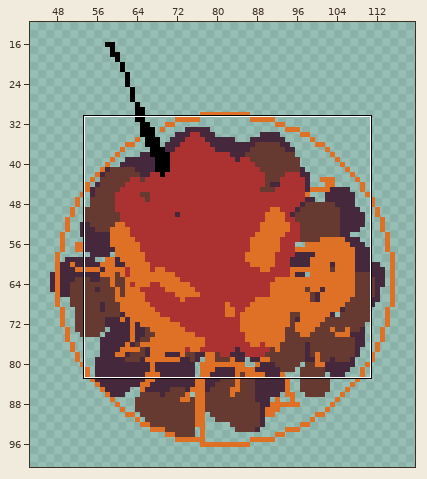
Pixel-art file, stored at Assets/_Sprites/Ase/Weapons/SunCage.aseprite. The picture above shows the old version from afar; the outline marks the close-up.
Close-up. The starting point:
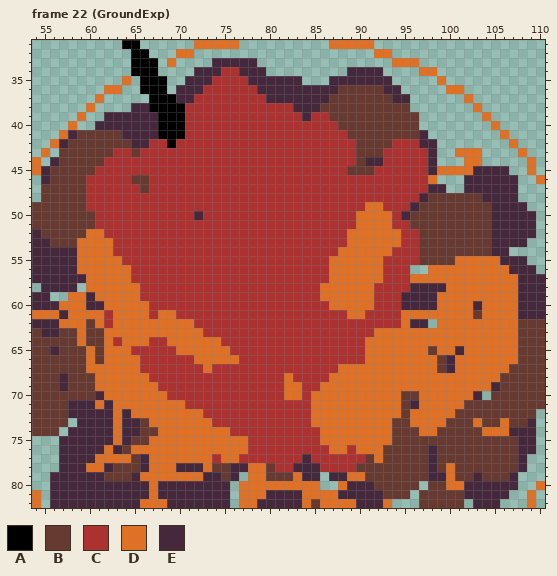
128x128 pixels, 28 frames. Colours within 5 levels of each other are drawn and written as one. Shown: frame 22 (GroundExp): x 54..110, y 31..82. The wide view leaves out empty margins. The commit also changed other frames or places, which this record leaves out.
Visible layers, top first: "Layer 2", "Layer 5", "Layer 4", "Layer 1", "Layer 3".
Palette (. is transparent): A #000000  B #663931  C #ac3232  D #df7126  E #45283c
Pixels before, frame 22 (GroundExp) (only the part around the change), first column x 54:
31 ..........AA......DDDDD..........DDDDD...................
32 ...........AA...DD....................DD.................
33 ...........AAA.D....EEEEE...............DDD..............
34 ...........AAA....EEECCEEE.........EEEE....DD............
35 ..........D.AAA..EEECCCCEEEEEE...EEEEEEE.....D...........
36 ........DD..AAA.EEECCCCCCEEEEEEEEEBBBBBEE.....DD.........
37 .......D.....AAAEECCCCCCCCEEEEEEEBBBBBBBEE......D........
38 ......D....EEAAAACCCCCCCCCCCCEEEBBBBBBBBBB.......D.......
39 .....D..EEEEEEAAACCCCCCCCCCCCCECCBBBBBBBBBB.......D......
40 ....D..EEEEEEEAAACCCCCCCCCCCCCCCCCBBBBBBBBB........D.....
41 ...DEBBBBBEEEEAAACCCCCCCCCCCCCCCCCCBBBBBBBBE........D....
42 ..DEBBBBBBBEECCACCCCCCCCCCCCCCCCCCCCBBBBCCCEE........D...
43 .D.BBBBBBCCBCCCCCCCCCCCCCCCCCCCCCCCCBBBCCCCCE..DDD....D..
44 D.EBBBBBCCCCCCCCCCCCCCCCCCCCCCCCCCCCBEECCCCCE...DD.....D.
45 DEBBBBBCCCCCCCCCCCCCCCCCCCCCCCCCCCCBBBCCCCCCEDDDDEEEE..D.
46 .EBBBBCCCCCBBCCCCCCCCCCCCCCCCCCCCCCCCCCCCCCCD...EEEEEE..D
47 .BBBBBCCCCCCBCCCCCCCCCCCCCCCCCCCCCCCCCCCCCCCEE..EEEEEE...
48 .BBBBBCCCCCCCCCCCCCCCCCCCCCCCCCCCCCCCCCCCCCEBBBBBBEEEE...
49 BBBBBBCCCCCCCCCCCCCCCCCCCCCCCCCCCCCCCDDCCCEBBBBBBBBEEEE..
50 BBBBBBBCCCCCCCCCCCECCCCCCCCCCCCCCCCCDDDDCEBBBBBBBBBEEEEE.
51 BBBBBBBCCCCCCCCCCCCCCCCCCCCCCCCCCCCCDDDDCCBBBBBBBBBEEEEE.
52 EBBBBBDDCCCCCCCCCCCCCCCCCCCCCCCCCCCDDDDDDCCBBBBBBBBEEEEE.
53 EEBBBDDDDCCCCCCCCCCCCCCCCCCCCCCCCCCDDDDDDCCBBBBBBBBEEEE..
54 EEEEEDDDDCCCCCCCCCCCCCCCCCCCCCCCCCDDDDDDCCCBBBBBBBBEE....
55 EEEEEDDDDDCCCCCCCCCCCCCCCCCCCCCCCDDDDDDCCCCBBBBDDDDDEEE..
56 EEEEEDDDDDDCCCCCCCCCCCCCCCCCCCCCCDDDDDDCCC..DDDDDDDDDEEE.
57 EEEEEEDDDDDCCCCCCCCCCCCCCCCCCCCCCDDDDDDCCCDDDDDDDDDDDDEEE
58 .EEEE.DDDDDDCCCCCCCCCCCCCCCCCCCCDDDDDDCCCCEEEEDDDDDDDDEEE
59 EE..DDEDDDDDCCCCCCCCCCCCCCCCCCCCDDDDDDCCCEEEEDDDDDDDDDEEE
60 EEEDDDEEDDDDDCCCCCCCCCCCCCCCCCCCCDDDDDCCCEEEEDDDDEDDDDEEE
61 DDDEDDDDCDDDDCDDCCCCCCCCCCCCCCCCCCCDDCCCCDDDDDDDDBDDDDEEE
62 EEEDDDBDCDDDDDDDDDCCCCCCCCCCCCCCCCCCCCCCCDEE.DDDDDDDDDBBB
63 BEEBBDBBDDDDDDDDDDDCCCCCCCCCCCCCCCCCCCDDDDDDDDDDDDDDDDBBB
64 BBBBBDBBDCDDDCCDDDDDDCCCCCCCCCCCCCCCCDDDDDDDDDDDDDDDDDBBB
65 BBEBBBDBDDDCCCCCDDDDDDCCCCCCCCCCCCCCCDDDDDDDBDDEDDDDDDBBB
66 BBBBBBDBDDDDCCCCCCDDDDDCCCCCCCCCCCCCCDDDDDDDDBEDDDDDDDBBB
67 BBBBBBDDDDDDCCCCCCCDCCCCCCCCCCCCCCDDDDDDDDDDDBEDDDDDDBBBB
68 BBBEBBBDDDDDDCCCCCCCCCCCCCCCDCCCCDDDDDDDDDDDDDDDDDDDBBBBB
69 BBBEBBBDDDDDDDCCCCCCCCCCCCCCDDCCDDDDDDDDDDDDDDDDDDDEBBBBB
70 BBBBBBBEDDDDDDDCCCCCCCCCCCCCDDCDDDDDDDDDDBBDDDDDDE.BBBBBB
71 BBBBEEEDEDDDDDDDDCCCCCCCCCCCCCCDDDDDDDDDDBEDDDDDBBBBBBBBB
72 BBBBEEEEEDEDDDDDDDDCCCCCCCCCCCCDDDDDDDDDDBDDDDDBBBBBBBBB.
73 BBBB.EEEEDEEBDDDDDDDCCCCCCCCCCCDDDDDDDDDBBDDDDBBBDBBDBBE.
74 BBB.EEEEEDEEBBDDDDDDDDCCCCCCCCCCDDDDDDDDBBBDDBBBBBDDDEEE.
75 ...EEEEEEDEBBDDDDDDDDDDDCCCCCCCCDDDDDDDDBBBBBBBBBBBBBBEE.
76 ...EEEEEDEBDDDDDDDDDDDDDCCCCCCCCCDDCDDDBBBBBEBBBBBBBBBEE.
77 ...EEEEDDDDBEDDDDDDDCDDCCCCCCCECCCCCCBDBBBBBEBBBBBBBBBE..
78 ...EEEDDEBBBEDDDEEEDBBEEDDBCCEEECCCCBBBBBBBBEBDBBBBBBBE..
79 ..EEEEEEBBBEDDDDDDDEEBE.DDBBBDEE.EEDDBBBBBBBEEDBBEBBBE...
80 ..EEEEEEEEEEEDEEEEEEEE.DDDDDDDDD..DEEEBBBBB.BBDDEEEEEE..D
81 D.EEEEEEEEEEEDEEEEEEEE.DDDEEEEDDDDEEEEEBBB.BBBBBEEEEE..D.
82 D.EEEEEEEEEEDDDEEEEEEE.DDEEEEEDBDDDDEEED...BBBBB.EEE...D.
The same view after the edit:
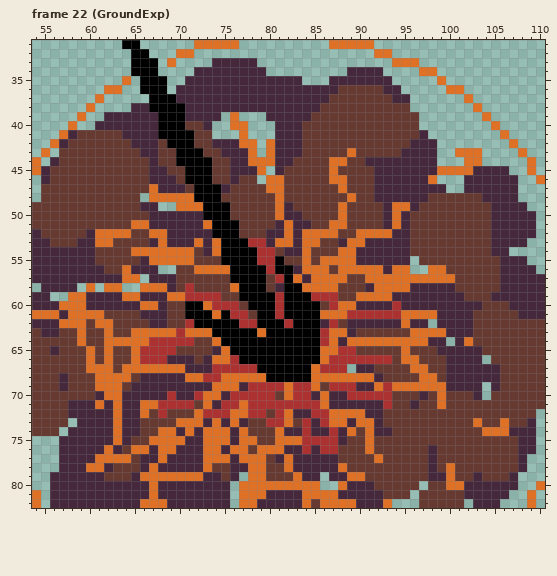
The edit:
layer "Layer 2" now hidden
Frame 22 (GroundExp):
y 34: x 75..76 CC -> EE
y 35: x 74..77 CCCC -> EEEE
y 36: x 73..78 CCCCCC -> EEEEEE
y 37: x 72..79 CCCCCCCC -> EEEEEEEE
y 38: x 71..82 CCCCCCCCCCCC -> EEEEEEEEEEEE
y 39: x 71..83 CCCCCCCCCCCCC -> EEEE.D...EEEE; x 85..86 CC -> BB
y 40: x 71..87 CCCCCCCCCCCCCCCCC -> BBE..DD...EEEBBBB
y 41: x 71..88 CCCCCCCCCCCCCCCCCC -> ABB...D...EEEBBBBB
y 42: x 67..68 CC -> EB; x 70..89 CCCCCCCCCCCCCCCCCCCC -> AABBEEEDD.DEEEBBBBBB; x 94..96 CCC -> BBE
y 43: x 63..64 CC -> BB; x 66..89 CCCCCCCCCCCCCCCCCCCCCCCC -> EEBBAAABBEEED.DEEEBBBBBD; x 93..97 CCCCC -> BBEEE
y 44: x 62..89 CCCCCCCCCCCCCCCCCCCCCCCCCCCC -> BBBBBEBBAAAABBEEDDDEEBBBBDDB; x 93..97 CCCCC -> EEEEE
y 45: x 61..88 CCCCCCCCCCCCCCCCCCCCCCCCCCCC -> BBBBBBEEBBAAABBEEED.EBBBBBDB; x 92..97 CCCCCC -> EEEEEE
y 46: x 60..64 CCCCC -> BBBBB; x 67..97 CCCCCCCCCCCCCCCCCCCCCCCCCCCCCCC -> EEEBAAABBEBB.DDBBBBBDDBBBEEEEEE
y 47: x 60..65 CCCCCC -> BBBBBB; x 67..97 CCCCCCCCCCCCCCCCCCCCCCCCCCCCCCC -> DEEEBAAAEBBBBDDBBBBBBDBBBEEEEEE
y 48: x 60..96 CCCCCCCCCCCCCCCCCCCCCCCCCCCCCCCCCCCCC -> BBBBBB.DDDDDAAABBBBBBDBBBBBBBDBBEEEEE
y 49: x 60..95 CCCCCCCCCCCCCCCCCCCCCCCCCCCCCCCDDCCC -> BBBBBBEE..DDDAAABBBBBDEBBBBBDBBBBEDD
y 50: x 61..71 CCCCCCCCCCC -> BBBBBBEEEEE; x 73..94 CCCCCCCCCCCCCCCCCDDDDC -> AAABBBBBDEEBBBBDBBBBED
y 51: x 61..95 CCCCCCCCCCCCCCCCCCCCCCCCCCCCCDDDDCC -> BBBBDDEEEEEEDAAABBBBEDEEBBDDBBBBEDE
y 52: x 60 D -> E; x 62..89 CCCCCCCCCCCCCCCCCCCCCCCCCCCD -> DDDBBDDEEEEEAAABBBEEDEDDDDBB; x 94..96 DCC -> EEB
y 53: x 59..60 DD -> EE; x 63..77 CCCCCCCCCCCCCCC -> BBBBEDEEEDEDAAA; x 80..88 CCCCCCCCC -> EDDEDDBBE; x 91..96 DDDDCC -> EEEEEB
y 54: x 59..78 DDDDCCCCCCCCCCCCCCCC -> EEBBBBDDDDDDDBEDAAAA; x 81..87 CCCCCCC -> BEEDBBB; x 90..96 DDDDCCC -> EEEEEEB
y 55: x 59..78 DDDDDCCCCCCCCCCCCCCC -> EEBBBBBEDDDDDBBBAAAA; x 81..86 CCCCCC -> ABBDBD; x 90..96 DDDCCCC -> EEEEEE.; x 101..105 DDDDD -> BBBBB
y 56: x 59..63 DDDDD -> EEEBB; x 65..79 CCCCCCCCCCCCCCC -> EEE..BBDDDDAAAA; x 81..87 CCCCCCD -> AAEDDDB; x 93..95 CCC -> EDD; x 100..106 DDDDDDD -> BBBBBBE
y 57: x 60..63 DDDD -> EEEE; x 65..80 CCCCCCCCCCCCCCCC -> D.EEEBBBBBBAAAAB; x 82..86 CCCCC -> ADEDD; x 89..90 DD -> BB; x 93..95 CCC -> DDD; x 101..107 DDDDDDD -> BBBBBEE
y 58: x 61 D -> .; x 64..70 DDCCCCC -> ..DDDEB; x 72..85 CCCCCCCCCCCCCC -> BBBBDAAABEAADD; x 88..95 DDDDCCCC -> BBBEDDDD; x 100..107 DDDDDDDD -> EBBBBBEE
y 59: x 61..63 DDD -> EEE; x 66..70 CCCCC -> EEEDD; x 75..80 CCCCCC -> BBAAAA; x 82..84 CCC -> AAA; x 86..89 DDDD -> CCBB; x 92..94 CCC -> DDE; x 99..107 DDDDDDDDD -> EEEBBBEEE
y 60: x 62..65 DDDD -> EEEE; x 67..73 CCCCCCC -> DEBBAAD; x 77..80 CCCC -> BAAA; x 82..87 CCCCCD -> AAAABC; x 90..93 DDCC -> EEEE; x 99..102 DDDD -> EEEE; x 104..107 DDDD -> BBBE
y 61: x 62..75 CDDDDCDDCCCCCC -> BBBBEEEBBAAADA; x 78..80 CCC -> BAA; x 82..90 CCCCCCCDD -> AAAADDDCC; x 99..102 DDDD -> EEEE; x 104..107 DDDD -> BBBB
y 62: x 62..76 CDDDDDDDDDCCCCC -> DBBBBEEBBCAAAAA; x 79..81 CCC -> AAA; x 83..86 CCCC -> AAAE; x 88..94 CCCCCCC -> BEEEEEE; x 99..107 DDDDDDDDD -> EEEEBBBBB
y 63: x 63..64 DD -> BB; x 70 D -> C; x 73..85 CCCCCCCCCCCCC -> DAAAAADAAAAAA; x 87..95 CCCCCDDDD -> DDEBBBBBB; x 100..107 DDDDDDDD -> EEEBBBBB
y 64: x 63 C -> D; x 69..73 DDDDD -> CCCBB; x 75..85 CCCCCCCCCCC -> AAAAAAAAAAA; x 87..90 CCCC -> DEDD; x 98..101 DDDD -> EE.E; x 103..107 DDDDD -> BBBBB
y 65: x 63..65 DDC -> BBD; x 70..74 DDDDD -> BBBBE; x 76..87 CCCCCCCCCCCC -> AAAAAAAAAADD; x 90..94 CDDDD -> BBBBB; x 96..97 DD -> BB; x 99..100 DD -> EE; x 102..107 DDDDDD -> EEBBBB
y 66: x 63..64 DD -> BB; x 69..73 CCCDD -> EEEBE; x 76..86 DCCCCCCCCCC -> CAAAAAAAAAD; x 91..94 DDDD -> CCCB; x 97..98 DD -> BB; x 101..107 DDDDDDD -> EEE.BBB
y 67: x 63 D -> B; x 66..73 CCCCCCCD -> DDDDDEEE; x 79..85 CCCCCCC -> AAAAAAD; x 88..95 DDDDDDDD -> C.EEBBBB; x 98 D -> B; x 101..106 DDDDDD -> EEEEEB
y 68: x 65..72 DDCCCCCC -> BEEEEEDD; x 75..86 CCCCCCCDCCCC -> DDDDDAAAAADD; x 92..96 DDDDD -> EBBBB; x 99..105 DDDDDDD -> BEEEEEE
y 69: x 64..77 DDDDCCCCCCCCCC -> BEEEEEEEEEDDDE; x 83 D -> C; x 85..91 CDDDDDD -> DBCCCEE; x 93 D -> C; x 100..104 DDDDD -> EEEE.
y 70: x 64..68 DDDDD -> EEEEE; x 70..71 CC -> EE; x 73..75 CCC -> DDE; x 81 C -> B; x 83 D -> C; x 85 D -> E; x 87..94 DDDDDDDD -> EECCCCCB; x 97..98 DD -> EB; x 100..102 DDD -> BBB
y 71: x 64..65 DD -> EE; x 68..70 DDD -> CCC; x 72..74 CCC -> BDE; x 77 C -> D; x 85 D -> C; x 87..94 DDDDDDDD -> EEEEEECB; x 97..98 DD -> BB; x 100..101 DD -> BB
y 72: x 65 D -> E; x 67..71 DDDDD -> BCBBB; x 76..77 CC -> DD; x 80 C -> B; x 82..86 CCCDD -> DEECC; x 91..94 DDDD -> EEBB; x 96..100 DDDDD -> BBBBB
y 73: x 67..69 DDD -> BBB; x 73..79 DCCCCCC -> EDEDEBB; x 82..83 CC -> DB; x 85..86 DD -> EC; x 89 D -> E; x 92..93 DD -> EB; x 96..99 DDDD -> BBBB
y 74: x 70 D -> E; x 72 D -> E; x 76..83 CCCCCCCC -> EDBBBDEE; x 85..88 CDDD -> EECE; x 90 D -> B; x 92..93 DD -> EE; x 97..98 DD -> BB
y 75: x 71..72 DD -> EE; x 76 D -> E; x 78..83 CCCCCC -> DBBDDD; x 86..90 DDDDD -> CCEBB; x 92..93 DD -> BB
y 76: x 67 D -> E; x 70..72 DDD -> EEE; x 75 D -> E; x 78..83 CCCCCC -> BDDDEE; x 85 C -> E; x 87..90 DDCD -> CBBB; x 92 D -> B
y 77: x 67 D -> E; x 69..72 DDDD -> EEEE; x 74 C -> D; x 76..83 DCCCCCCC -> EDDDBEDE; x 85..90 CCCCCC -> EEEBBB
y 78: x 68..69 DD -> EE; x 81..82 CC -> BD; x 86..89 CCCC -> EEDB
Boxes around the changes in both close-ups, in picture pixels (x1, y1, x2, y2):
changed: (77, 67, 518, 472)
